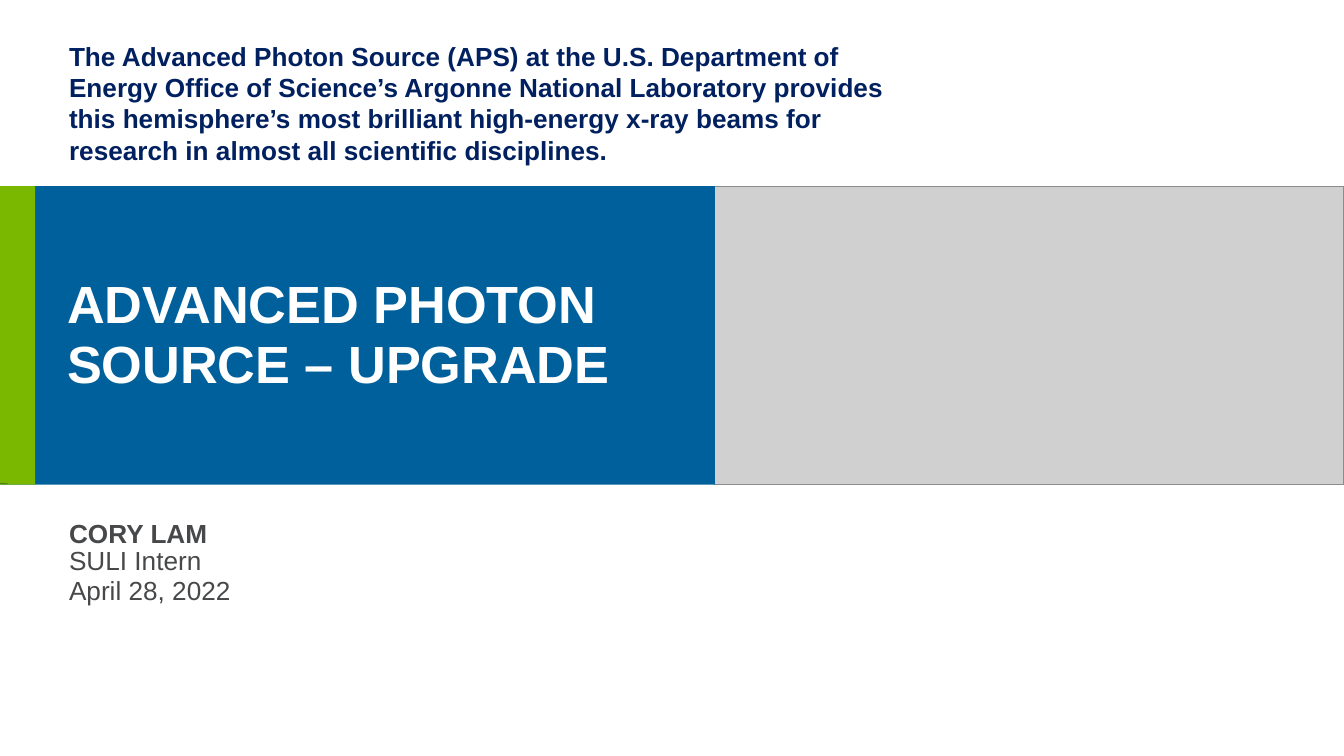
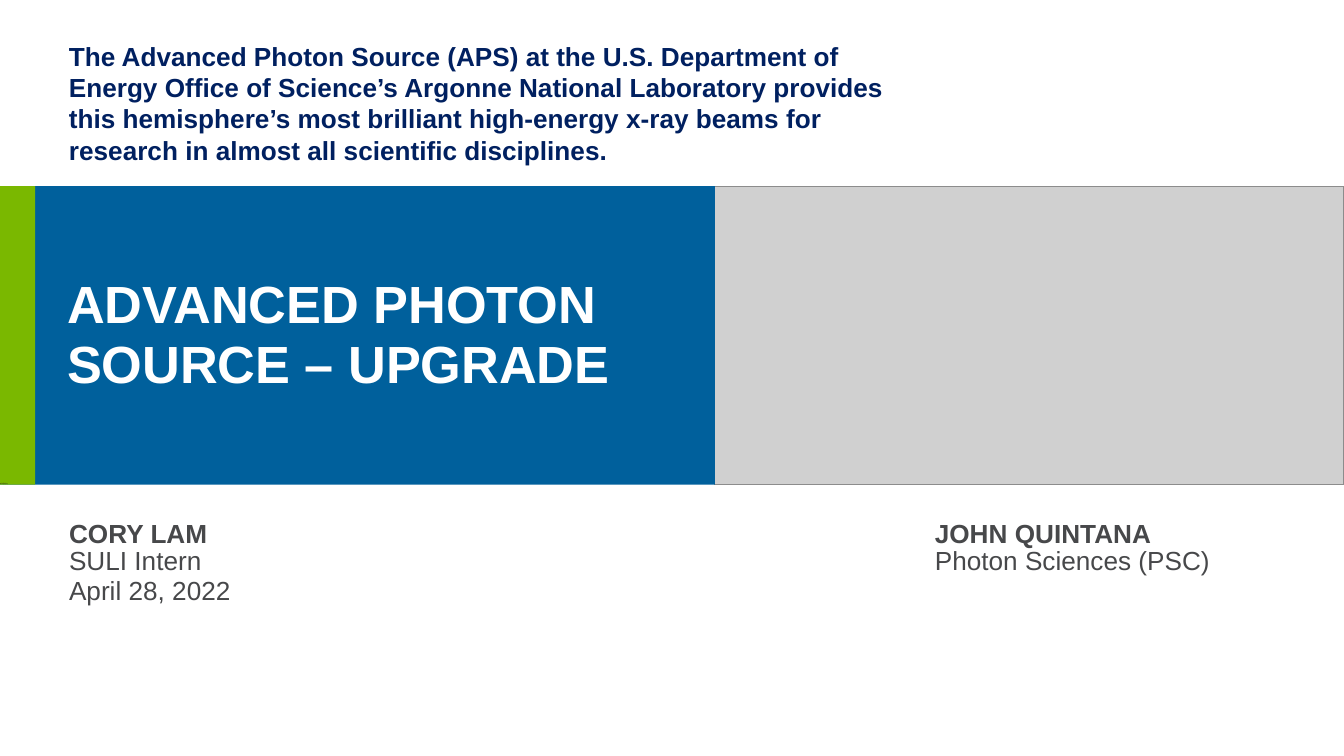
Before and after one commit to cslam7/aps-geoJson, a slide deck: slide 1 of Lam_Cory_Presentation.pptx. Drawn at 1344x756 pixels with LibreOffice and Linux fonts; fonts in the diff are those of the drawing; grey boxes stand for pictures; background and template pictures are left out. Boxes give left, top, right and bottom in pixels: in the first picture for what was removed or moved away, otherwise in the second. Text is boxed around its words. In the diff, an @@ line names an element or a change of style, - is before the commit and + after.

```diff
--- a/Lam_Cory_Presentation.pptx
+++ b/Lam_Cory_Presentation.pptx
@@ text added at [935, 524, 1151, 548], 14 pt, text #47484A, bold @@
+JOHN QUINTANA
@@ text added at [935, 551, 1209, 576], 14 pt, text #47484A @@
+Photon Sciences (PSC)
```
Also in this commit, not shown: 2 other slides changed, 1 slide added.
